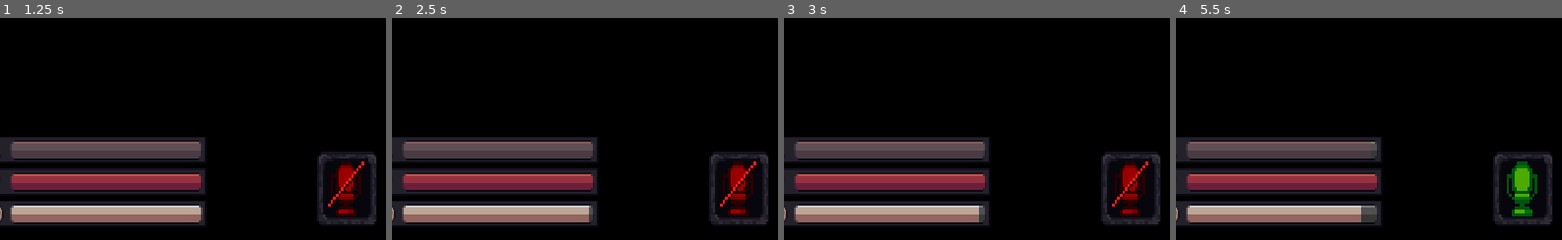
Above: before the commit, frames 1-4 (left to right).
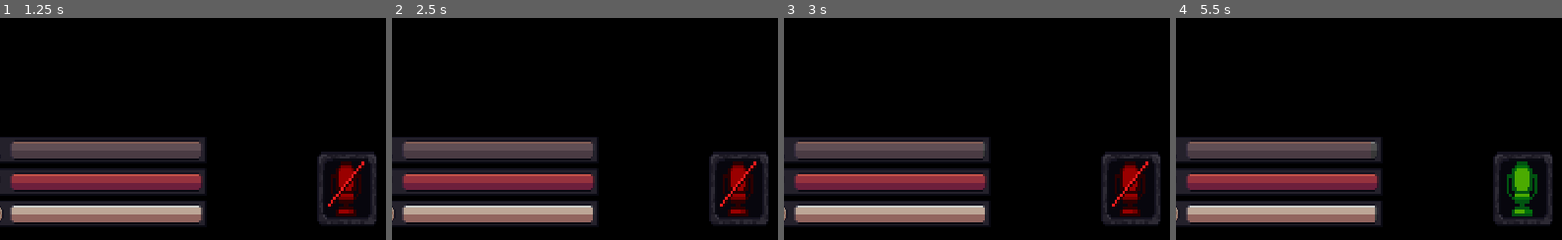
Above: after the commit, the same moments.

Repository: TeamKhaos/Echoes-of-Deep
Game: Godot game, scene res://scenes/main_menu.tscn
Same seed, same stepped clock (60 frames per second), same inputs: the game is played once before the commit and once after it. The project has no main scene, so this scene is started directly. Video files are missing from this copy of the repository; at most half a second of black plays in their place. Sound files missing from this copy of the repository are replaced by a short silence.
Inputs (mouse positions are % of the whole screen's width and height, from its top left):
- Up to frame 1 (1.25 s): click "NUEVA PARTIDA" at 0.5 s
- Up to frame 2 (2.5 s): tap Enter at 1.25 s; move the mouse to (56, 34) at 1.27 s; hold Shift (Crouch) 1.28-2.03 s; hold W (Up) from 1.28 s (still down); click (56, 34) at 1.42 s; tap Space at 2 s; move the mouse to (45, 35) at 2.02 s; tap Q (Drop) at 2.1 s; click (45, 35) at 2.17 s
- Up to frame 3 (3 s): keep holding W (Up); tap Enter at 2.75 s; move the mouse to (53, 32) at 2.77 s; tap E (Interact) at 2.85 s; click (53, 32) at 2.92 s
- Up to frame 4 (5.5 s): keep holding W (Up); tap Space at 3.5, 5 s; move the mouse to (49, 37) at 3.52 s; tap F (Microphone) at 3.6 s; click (49, 37) at 3.67 s; tap Enter at 4.25 s; move the mouse to (58, 36) at 4.27 s; hold Right mouse button (right_click) 4.28-5.03 s; click (58, 36) at 4.42 s; move the mouse to (43, 33) at 5.02 s; tap Ctrl at 5.1 s; click (43, 33) at 5.17 s
The pictures show only the part of the screen within x 5-55%, y 50-100%; the shares and areas given below are measured in that part.

Frame 1 is identical in both runs. In frame 2, less than 0.1% of the frame differs, in the area x 51-53%, y 84-93%; in frame 3, 0.1%; in frame 4, 0.3%, in the area x 47-52%, y 84-93%.

Commit message:
efecto de glitch en la sanidad

Diff:
--- /dev/null
+++ b/resources/shaders/sanity_effects.gdshader
@@ -0,0 +1,140 @@
+shader_type canvas_item;
+
+// Parámetros de control
+uniform float sanity_level : hint_range(0.0, 1.0) = 1.0;
+uniform float time_value = 0.0;
+
+// Efecto de glitch
+uniform float glitch_intensity : hint_range(0.0, 1.0) = 0.0;
+uniform sampler2D screen_texture : hint_screen_texture, repeat_disable, filter_nearest;
+
+// Desaturación
+uniform float desaturation : hint_range(0.0, 1.0) = 0.0;
+
+// Viñeta
+uniform float vignette_strength : hint_range(0.0, 1.0) = 0.0;
+uniform vec3 vignette_color = vec3(0.0, 0.0, 0.0);
+
+// Distorsión de barril
+uniform float barrel_distortion : hint_range(0.0, 0.5) = 0.0;
+
+// Aberración cromática
+uniform float chromatic_aberration : hint_range(0.0, 0.05) = 0.0;
+
+// Ruido/grain
+uniform float noise_intensity : hint_range(0.0, 1.0) = 0.0;
+
+// ============================================
+// FUNCIONES AUXILIARES
+// ============================================
+
+// Generador de ruido pseudo-aleatorio
+float random(vec2 uv) {
+    return fract(sin(dot(uv, vec2(12.9898, 78.233))) * 43758.5453);
+}
+
+// Ruido animado
+float noise(vec2 uv, float time) {
+    vec2 i = floor(uv);
+    vec2 f = fract(uv);
+    f = f * f * (3.0 - 2.0 * f);
+
+    float a = random(i + time);
+    float b = random(i + vec2(1.0, 0.0) + time);
+    float c = random(i + vec2(0.0, 1.0) + time);
+    float d = random(i + vec2(1.0, 1.0) + time);
+
+    return mix(mix(a, b, f.x), mix(c, d, f.x), f.y);
+}
+
+// Efecto de glitch con líneas horizontales
+vec2 glitch_distortion(vec2 uv, float time) {
+    float line = floor(uv.y * 50.0 + time * 10.0);
+    float glitch_amount = random(vec2(line, time)) * glitch_intensity;
+
+    if (random(vec2(line, time * 0.1)) > 0.95) {
+        uv.x += (random(vec2(line, time)) - 0.5) * glitch_amount * 0.1;
+    }
+
+    return uv;
+}
+
+// Distorsión de barril
+vec2 barrel_distort(vec2 uv, float amount) {
+    vec2 center = vec2(0.5, 0.5);
+    vec2 delta = uv - center;
+    float dist = length(delta);
+    float factor = 1.0 + amount * dist * dist;
+    return center + delta * factor;
+}
+
+// Desaturación de color
+vec3 desaturate(vec3 color, float amount) {
+    float gray = dot(color, vec3(0.299, 0.587, 0.114));
+    return mix(color, vec3(gray), amount);
+}
+
+// Viñeta
+float vignette(vec2 uv, float strength) {
+    vec2 center = uv - vec2(0.5);
+    float dist = length(center);
+    return 1.0 - smoothstep(0.3, 0.8, dist) * strength;
+}
+
+// ============================================
+// FRAGMENT SHADER
+// ============================================
+
+void fragment() {
+    vec2 uv = SCREEN_UV;
+
+    // 1. DISTORSIÓN DE BARRIL (cuando cordura < 0.5)
+    if (sanity_level < 0.5) {
+        uv = barrel_distort(uv, barrel_distortion);
+    }
+
+    // 2. EFECTO GLITCH (cuando cordura < 0.3)
+    if (sanity_level < 0.3 && glitch_intensity > 0.0) {
+        uv = glitch_distortion(uv, time_value);
+
+        // Bloques de glitch aleatorios
+        float block_noise = noise(uv * 10.0, time_value * 5.0);
+        if (block_noise > 0.8) {
+            uv.x += (random(vec2(floor(uv.y * 20.0), time_value)) - 0.5) * 0.05;
+        }
+    }
+
+    // 3. ABERRACIÓN CROMÁTICA (cuando cordura < 0.4)
+    vec3 color;
+    if (sanity_level < 0.4 && chromatic_aberration > 0.0) {
+        float r = texture(screen_texture, uv + vec2(chromatic_aberration, 0.0)).r;
+        float g = texture(screen_texture, uv).g;
+        float b = texture(screen_texture, uv - vec2(chromatic_aberration, 0.0)).b;
+        color = vec3(r, g, b);
+    } else {
+        color = texture(screen_texture, uv).rgb;
+    }
+
+    // 4. DESATURACIÓN PROGRESIVA
+    color = desaturate(color, desaturation);
+
+    // 5. RUIDO/GRAIN (cuando cordura < 0.3)
+    if (sanity_level < 0.3 && noise_intensity > 0.0) {
+        float grain = noise(uv * 200.0, time_value * 10.0);
+        color += (grain - 0.5) * noise_intensity * 0.2;
+    }
+
+    // 6. VIÑETA
+    float vig = vignette(uv, vignette_strength);
+    color = mix(vignette_color, color, vig);
+
+    // 7. PARPADEO ALEATORIO (cuando cordura < 0.2)
+    if (sanity_level < 0.2) {
+        float flicker = noise(vec2(time_value * 5.0), time_value);
+        if (flicker > 0.95) {
+            color *= 0.5 + random(vec2(time_value)) * 0.5;
+        }
+    }
+
+    COLOR = vec4(color, 1.0);
+}
--- a/scenes/player/hud/hud.tscn
+++ b/scenes/player/hud/hud.tscn
@@ -24,6 +24,7 @@
 grow_horizontal = 2
 grow_vertical = 2
 script = ExtResource("1_rp8h0")
+sanity_restore_rate_light = 1.0
 
 [node name="InteractLabel" type="HBoxContainer" parent="."]
 visible = false
--- a/scripts/player/hud.gd
+++ b/scripts/player/hud.gd
@@ -17,6 +17,10 @@
 @onready var microphone_texture_off = $"Microphone/Microphone OFF"
 @onready var microphone_texture_on = $"Microphone/Microphone ON"
 
+# 🧠 Efectos visuales de cordura
+@onready var sanity_effects_overlay: ColorRect = null
+var sanity_shader_material: ShaderMaterial = null
+
 # 🔹 Variables internas
 var inventory_ref: Node = null
 var _is_interact_mode = false
@@ -30,6 +34,8 @@
 @onready var low_hunger_overlay = $CanvasLayer/ColorRect
 
 func _ready():
+	# 🧠 Inicializar efectos de cordura
+	_ready_sanity_effects()
 	# Inicializar el overlay invisible al inicio
 	if low_hunger_overlay:
 		low_hunger_overlay.modulate = Color(1, 1, 1, 0)  # Totalmente transparente
@@ -40,6 +46,8 @@
 		microphone_texture_off.visible = true
 	if microphone_texture_on:
 		microphone_texture_on.visible = false
+
+
 
 # ===============================
 # 🧭 INVENTARIO
@@ -246,7 +254,15 @@
 
 
 # ===============================
-# 🧠 CORDURA / SANIDAD MENTAL
+# 🧠 CORDURA / SANIDAD MENTAL - VERSIÓN MEJORADA
+# ===============================
+
+# AGREGAR ESTAS VARIABLES AL INICIO DEL SCRIPT (después de los @onready existentes)
+
+# Nodos de efectos visuales de locura
+
+# ===============================
+# REEMPLAZAR ESTA SECCIÓN COMPLETA EN TU HUD.GD
 # ===============================
 
 @onready var sanity_bar = $CorduraTexture/Cordura
@@ -255,52 +271,192 @@
 var sanity_min: float = 0.0
 var sanity_max: float = 100.0
 
-# Velocidades de cambio
-@export var sanity_decay_rate_dark: float = 2.0     # Pierde 2 puntos/seg en oscuridad
-@export var sanity_restore_rate_light: float = 5.0  # Gana 5 puntos/seg cerca de luz
-@export var sanity_warning_threshold: float = 30.0
+# 🔧 Velocidades ajustadas (MÁS LENTAS)
+@export var sanity_decay_rate_dark: float = 0.5     # Pierde 0.5 puntos/seg en oscuridad (era 2.0)
+@export var sanity_restore_rate_light: float = 3.0  # Gana 3 puntos/seg cerca de luz (era 5.0)
+@export var sanity_warning_threshold: float = 20.0  # Umbral de advertencia en 20%
+
+# 🎨 Umbrales de efectos visuales
+@export var sanity_critical_threshold: float = 20.0  # < 20% = efectos críticos
+@export var sanity_medium_threshold: float = 40.0    # < 40% = efectos moderados
+@export var sanity_low_threshold: float = 60.0       # < 60% = efectos leves
 
 var is_near_light: bool = false
 var _sanity_warning_active: bool = false
 var _sanity_tween: Tween = null
 
-# 🧠 LÓGICA PRINCIPAL: Cambiar cordura según iluminación
+# Variables para efectos de sonido (opcional)
+var _insanity_sound_timer: float = 0.0
+var _whisper_cooldown: float = 0.0
+
+
+# ===============================
+# FUNCIÓN _ready() - AGREGAR ESTA PARTE
+# ===============================
+
+func _ready_sanity_effects():
+	"""Llamar esta función desde tu _ready() existente"""
+	_setup_sanity_overlay()
+
+
+func _setup_sanity_overlay():
+	"""Crea el overlay de efectos visuales para la cordura"""
+	# Buscar o crear el CanvasLayer para efectos
+	var canvas_layer = get_node_or_null("SanityEffectsLayer")
+	if not canvas_layer:
+		canvas_layer = CanvasLayer.new()
+		canvas_layer.name = "SanityEffectsLayer"
+		canvas_layer.layer = 99  # Debajo del Game Over (100)
+		add_child(canvas_layer)
+
+	# Crear el overlay con shader
+	sanity_effects_overlay = ColorRect.new()
+	sanity_effects_overlay.name = "SanityEffectsOverlay"
+	sanity_effects_overlay.anchors_preset = Control.PRESET_FULL_RECT
+	sanity_effects_overlay.anchor_right = 1.0
+	sanity_effects_overlay.anchor_bottom = 1.0
+	sanity_effects_overlay.mouse_filter = Control.MOUSE_FILTER_IGNORE
+	sanity_effects_overlay.color = Color(1, 1, 1, 1)
+
+	# Cargar y aplicar el shader
+	var shader = load("res://resources/shaders/sanity_effects.gdshader")
+	if shader:
+		sanity_shader_material = ShaderMaterial.new()
+		sanity_shader_material.shader = shader
+		sanity_effects_overlay.material = sanity_shader_material
+
+		# Inicializar parámetros del shader
+		_update_shader_params(1.0)  # Comenzar con cordura al 100%
+
+	canvas_layer.add_child(sanity_effects_overlay)
+	print("✅ Sistema de efectos de cordura inicializado")
+
+
+# ===============================
+# REEMPLAZAR _process_sanity() COMPLETO
+# ===============================
+
 func _process_sanity(delta: float):
+	"""Lógica principal de cordura con efectos visuales progresivos"""
+
+	# 1. Actualizar valor de cordura
 	if is_near_light:
-		# Restaurar cordura cerca de luz
 		sanity_value += sanity_restore_rate_light * delta
 	else:
-		# Perder cordura en oscuridad
 		sanity_value -= sanity_decay_rate_dark * delta
 
 	sanity_value = clamp(sanity_value, sanity_min, sanity_max)
 
+	# 2. Actualizar barra visual
 	if sanity_bar:
 		sanity_bar.value = sanity_value
 
-	# Activar efectos visuales si cordura es baja
+	# 3. Calcular porcentaje normalizado (0.0 a 1.0)
+	var sanity_percent = sanity_value / sanity_max
+
+	# 4. Actualizar efectos visuales del shader
+	_update_shader_params(sanity_percent)
+
+	# 5. Activar advertencias según umbral
 	_update_sanity_warning(sanity_value <= sanity_warning_threshold)
 
-# 💡 FUNCIÓN PÚBLICA: Actualizar estado de iluminación (llamada desde detector de luz)
+	# 6. Efectos de sonido opcionales (descomentar si tienes audio)
+	# _process_sanity_audio(delta, sanity_percent)
+
+
+# ===============================
+# NUEVA FUNCIÓN: Actualizar parámetros del shader
+# ===============================
+
+func _update_shader_params(sanity_percent: float):
+	"""Actualiza los efectos visuales según el nivel de cordura"""
+	if not sanity_shader_material:
+		return
+
+	# Pasar el tiempo para animaciones
+	sanity_shader_material.set_shader_parameter("time_value", Time.get_ticks_msec() / 1000.0)
+	sanity_shader_material.set_shader_parameter("sanity_level", sanity_percent)
+
+	# 🔴 CORDURA CRÍTICA (< 20%)
+	if sanity_percent < 0.2:
+		sanity_shader_material.set_shader_parameter("glitch_intensity", 0.8)
+		sanity_shader_material.set_shader_parameter("desaturation", 0.6)
+		sanity_shader_material.set_shader_parameter("vignette_strength", 0.9)
+		sanity_shader_material.set_shader_parameter("barrel_distortion", 0.15)
+		sanity_shader_material.set_shader_parameter("chromatic_aberration", 0.015)
+		sanity_shader_material.set_shader_parameter("noise_intensity", 0.4)
+
+	# 🟠 CORDURA BAJA (20% - 40%)
+	elif sanity_percent < 0.4:
+		var intensity = (0.4 - sanity_percent) / 0.2  # 0.0 a 1.0
+		sanity_shader_material.set_shader_parameter("glitch_intensity", intensity * 0.5)
+		sanity_shader_material.set_shader_parameter("desaturation", intensity * 0.4)
+		sanity_shader_material.set_shader_parameter("vignette_strength", intensity * 0.6)
+		sanity_shader_material.set_shader_parameter("barrel_distortion", intensity * 0.08)
+		sanity_shader_material.set_shader_parameter("chromatic_aberration", intensity * 0.008)
+		sanity_shader_material.set_shader_parameter("noise_intensity", intensity * 0.2)
+
+	# 🟡 CORDURA MEDIA (40% - 60%)
+	elif sanity_percent < 0.6:
+		var intensity = (0.6 - sanity_percent) / 0.2  # 0.0 a 1.0
+		sanity_shader_material.set_shader_parameter("glitch_intensity", 0.0)
+		sanity_shader_material.set_shader_parameter("desaturation", intensity * 0.2)
+		sanity_shader_material.set_shader_parameter("vignette_strength", intensity * 0.3)
+		sanity_shader_material.set_shader_parameter("barrel_distortion", 0.0)
+		sanity_shader_material.set_shader_parameter("chromatic_aberration", 0.0)
+		sanity_shader_material.set_shader_parameter("noise_intensity", intensity * 0.05)
+
+	# 🟢 CORDURA NORMAL (> 60%)
+	else:
+		sanity_shader_material.set_shader_parameter("glitch_intensity", 0.0)
+		sanity_shader_material.set_shader_parameter("desaturation", 0.0)
+		sanity_shader_material.set_shader_parameter("vignette_strength", 0.0)
+		sanity_shader_material.set_shader_parameter("barrel_distortion", 0.0)
+		sanity_shader_material.set_shader_parameter("chromatic_aberration", 0.0)
+		sanity_shader_material.set_shader_parameter("noise_intensity", 0.0)
+
+
+# ===============================
+# REEMPLAZAR _update_sanity_warning()
+# ===============================
+
+func _update_sanity_warning(is_low: bool):
+	"""Muestra advertencias cuando la cordura es crítica"""
+	if _sanity_warning_active == is_low:
+		return
+
+	_sanity_warning_active = is_low
+
+	if _sanity_tween:
+		_sanity_tween.kill()
+
+	if is_low:
+		print("⚠️ CORDURA CRÍTICA - Efectos visuales activados")
+		# Opcional: reproducir sonido de advertencia
+		# $SanityWarningSound.play()
+	else:
+		print("✅ Cordura restaurada - Efectos desactivados")
+
+
+# ===============================
+# FUNCIONES PÚBLICAS (mantener las existentes)
+# ===============================
+
 func set_near_light(near_light: bool):
+	"""Actualiza si el jugador está cerca de una fuente de luz"""
 	is_near_light = near_light
 
-# 🧠 EFECTO VISUAL: Advertencia cuando cordura < 30 (implementar efectos aquí)
-func _update_sanity_warning(is_low: bool):
-	if _sanity_warning_active == is_low:
-		return
-
-	_sanity_warning_active = is_low
-
-	# TODO: Implementar efectos visuales para cordura baja
-	# - Distorsión de pantalla
-	# - Viñeta oscura
-	# - Efectos de sonido
-	# - Alucinaciones visuales
-
-# 🧠 FUNCIÓN PÚBLICA: Restaurar cordura manualmente
+
 func restore_sanity(amount: float):
+	"""Restaura cordura manualmente (por ítems, eventos, etc.)"""
 	sanity_value = clamp(sanity_value + amount, sanity_min, sanity_max)
+	if sanity_bar:
+		sanity_bar.value = sanity_value
+
+
+func damage_sanity(amount: float):
+	"""Reduce cordura por eventos traumáticos"""
+	sanity_value = clamp(sanity_value - amount, sanity_min, sanity_max)
 	if sanity_bar:
 		sanity_bar.value = sanity_value
 
Not shown, added: resources/shaders/sanity_effects.gdshader.uid
Not shown: 1 places in scenes/player/hud/hud.tscn that only renumber resources
